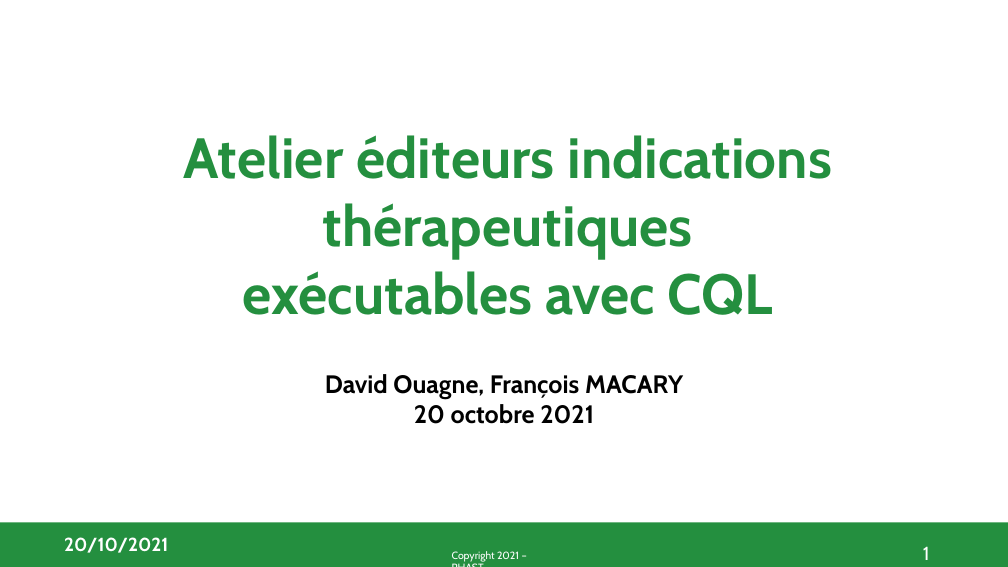
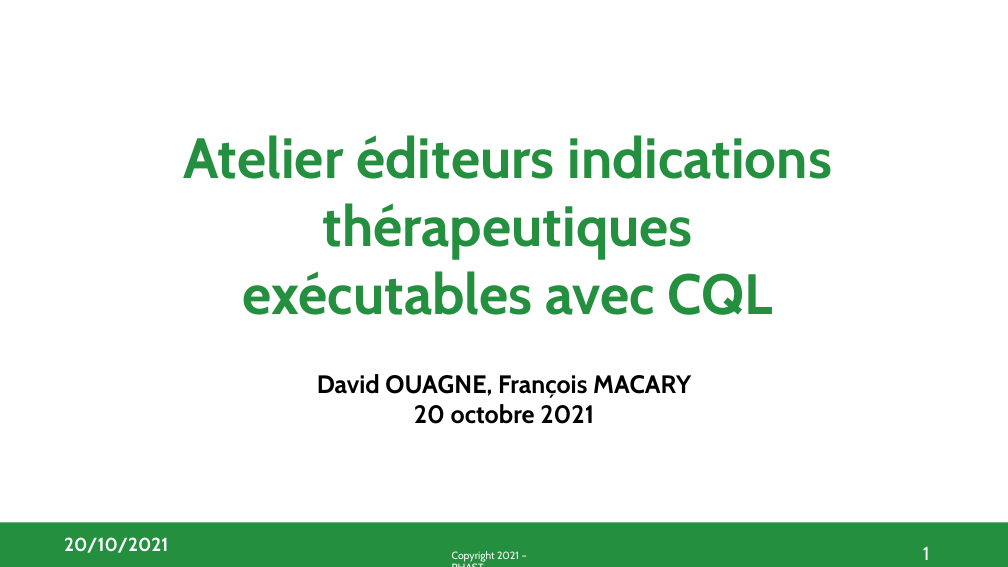
Before and after one commit to phast-fr/atelier-editeur-cql, a slide deck: slide 1 of 20211020_Atelier_indications médicaments_CQL.ppsx. Drawn at 1008x567 pixels with LibreOffice and Linux fonts; fonts in the diff are those of the drawing; background and template pictures are left out. Boxes give left, top, right and bottom in pixels: in the first picture for what was removed or moved away, otherwise in the second. Text is boxed around its words. In the diff, an @@ line names an element or a change of style, - is before the commit and + after.

Commit message:
Add files via upload
fix typo slide 1

```diff
--- a/20211020_Atelier_indications médicaments_CQL.ppsx
+++ b/20211020_Atelier_indications médicaments_CQL.ppsx
@@ subtitle at box(317, 374, 691, 398): text changed @@
-David Ouagne, François MACARY
+David OUAGNE, François MACARY
```
